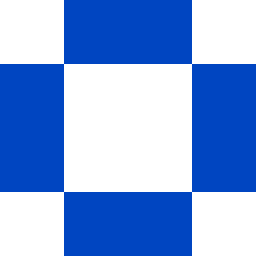
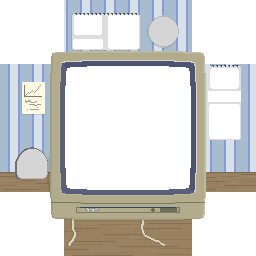
Two versions of the same layered image (256 × 256). Layer-by-layer changes:
added layer "Screen" above "Layer 5" over [47, 51, 206, 221]
added layer "Layer 5" above "Layer 6" over [15, 13, 241, 179]
added layer "Layer 6" above "Layer 2" over [67, 216, 165, 246]
added layer "Layer 2" above "Layer 4" over [0, 172, 256, 256]
added layer "Layer 4" above "Wall copy" over [8, 0, 256, 180]
